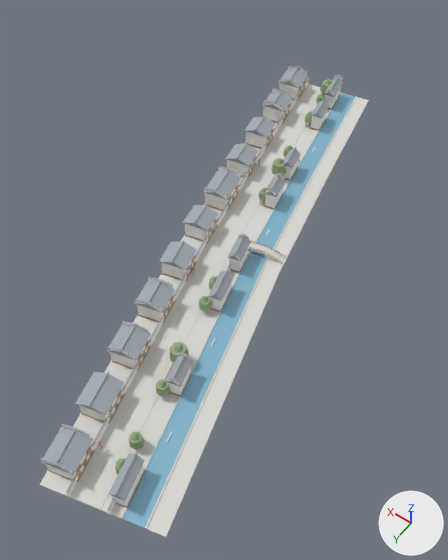
An edit to the glTF model public/models/pingjiang.glb, drawn before and after from the same camera.
The view is the same before and after, from a camera (50 mm lens) standing at (-77.0, 105.0, 153.0) and looking at (-2.0, 0.0, -11.0). Arrows for +X, +Y and +Z are at lower right; the lights stay in place. The first picture is the older version. Vertices at exactly the same position are counted once.

Names of what the first picture shows: 'pj_leaf', 'pj_stone', 'pj_tile', 'pj_wall_white', 'pj_water', 'pj_wood'.
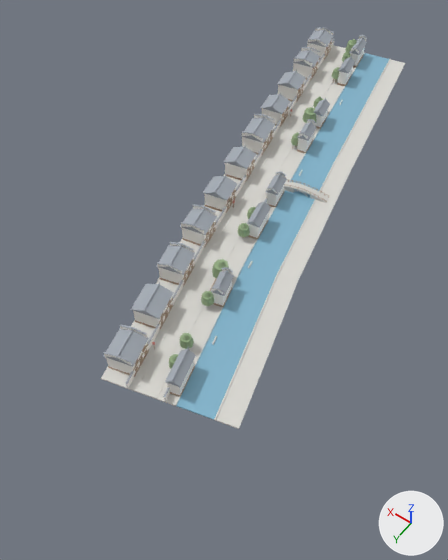
Location of each change, (x1, y1, x2, y2) in pixels of the pictures (448 x 560 px; the box of a moved part takes in the faces that stretch with it):
'pj_stone', reshaped (8% narrower, 15% shorter)
    before: (40, 84, 369, 537)
    after: (101, 45, 405, 429)
'pj_water', reshaped (8% narrower, 16% shorter)
    before: (122, 93, 355, 529)
    after: (175, 53, 389, 420)
'pj_tile', mesh turned
    before: (40, 66, 343, 511)
    after: (104, 27, 367, 397)
'pj_wall_white', reshaped (13% narrower, 16% shorter)
    before: (42, 67, 343, 514)
    after: (104, 28, 367, 402)
'pj_leaf', moved, rescaled (13% narrower, 16% shorter)
    before: (115, 79, 332, 474)
    after: (169, 39, 357, 369)
'pj_wood', reshaped (12% narrower, 16% shorter)
    before: (49, 81, 340, 508)
    after: (108, 40, 363, 397)
part 1 of me_stone, moved or reshaped
    before: (78, 85, 321, 510)
    after: (136, 46, 346, 398)
part 2 of me_stone, moved or reshaped
    before: (248, 242, 285, 264)
    after: (284, 181, 328, 203)
part 3 of me_stone, moved or reshaped
    before: (40, 84, 369, 537)
    after: (101, 45, 405, 429)

The change, as a list of edits to the scene's bpy script:
```text
Change me_leaf:
    used by ob_pj_leaf; location = (0.0, 0.0, 0.0)
    remove me_leaf.from_pydata(...)  # 852 vertices, 1356 faces; spans x -25.0..16.0, y -96.0..74.0, z 2.0..8.0
    add me_leaf.from_pydata(...)  # 852 vertices, 1356 faces; spans x -17.0..22.0, y -128.0..43.0, z 2.0..8.0
    me_leaf part 8: the whole mesh is scaled about its middle by (0.929, 1, 1), then moved by (7.0, -31.0, 0.0)
Change me_stone:
    used by ob_pj_stone; location = (0.0, 0.0, 0.0)
    remove me_stone.from_pydata(...)  # 2050 vertices, 4500 faces; spans x -41.0..33.0, y -102.0..86.0, z 0.0..2.0
    add me_stone.from_pydata(...)  # 2050 vertices, 4500 faces; spans x -39.0..38.0, y -134.0..55.0, z 0.0..2.0
    me_stone part 1: the loose piece of 630 vertices spanning x -24.0..22.0, y -99.0..84.0, z 0.0 is scaled about its middle by (0.932, 1, 1), then moved by (7.0, -31.0, 0.0)
    me_stone part 2: the loose piece of 60 vertices spanning x -19.0..-1.0, y -12.0..-5.0, z 0.0..2.0 is scaled about its middle by (1.23, 1.08, 1), then moved by (4.0, -32.0, 0.0)
    me_stone part 3: 1164 of 2050 vertices moved; they spanned x -41.0..33.0, y -102.0..86.0, z 0.0..2.0 and now span x -39.0..38.0, y -134.0..55.0, z 0.0..2.0; mean shift (4.0, -32.0, 0.0); largest move (-14.0, -8.0, 0.0) -> (-4.0, -41.0, 2.0)
    other edits to the shape of me_stone do not show in these pictures
Change me_tile:
    used by ob_pj_tile; location = (0.0, 0.0, 0.0)
    remove me_tile.from_pydata(...)  # 1802 vertices, 2684 faces; spans x -30.0..32.0, y -98.0..85.0, z 3.0..9.0
    add me_tile.from_pydata(...)  # 1802 vertices, 2684 faces; spans x -22.0..38.0, y -129.0..54.0, z 3.0..9.0
    me_tile part 7: the whole mesh is turned -0.9 degrees about the z axis through its middle, then moved by (7.0, -31.0, 0.0)
Change me_wall_white:
    used by ob_pj_wall_white; location = (0.0, 0.0, 0.0)
    remove me_wall_white.from_pydata(...)  # 920 vertices, 1620 faces; spans x -29.0..32.0, y -97.0..84.0, z 0.0..9.0
    add me_wall_white.from_pydata(...)  # 920 vertices, 1620 faces; spans x -21.0..37.0, y -129.0..53.0, z 0.0..9.0
    me_wall_white part 6: the whole mesh is multiplied about its middle by the matrix ((1.0, 0.015, 0.002), (-0.015, 1.0, 0.0), (-0.002, 0.0, 1.0)), then moved by (7.0, -31.0, 0.0)
Change me_water:
    used by ob_pj_water; location = (0.0, 0.0, 0.0)
    remove me_water.from_pydata(...)  # 192 vertices, 380 faces; spans x -36.0..10.0, y -101.0..81.0, z 0.0
    add me_water.from_pydata(...)  # 192 vertices, 380 faces; spans x -33.0..16.0, y -133.0..50.0, z 0.0
    me_water part 4: 192 of 192 vertices moved; they spanned x -36.0..10.0, y -101.0..81.0, z 0.0 and now span x -33.0..16.0, y -133.0..50.0, z 0.0; mean shift (4.0, -32.0, 0.0)
Change me_wood:
    used by ob_pj_wood; location = (0.0, 0.0, 0.0)
    remove me_wood.from_pydata(...)  # 1904 vertices, 2788 faces; spans x -29.0..32.0, y -97.0..83.0, z 0.0..5.0
    add me_wood.from_pydata(...)  # 1904 vertices, 2788 faces; spans x -21.0..37.0, y -129.0..52.0, z 0.0..5.0
    me_wood part 5: 1712 of 1904 vertices moved; they spanned x -29.0..32.0, y -97.0..83.0, z 0.0..5.0 and now span x -21.0..37.0, y -129.0..52.0, z 0.0..5.0; mean shift (6.0, -31.0, 0.0); largest move (6.0, 33.0, 0.0) -> (14.0, 2.0, 0.0)
    other edits to the shape of me_wood do not show in these pictures
```
